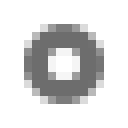
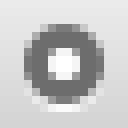
Layers edited between the first and the second (128, 128) image:
renamed "Layer 1" to "bg", showed it over left=0, top=0, right=128, bottom=128
